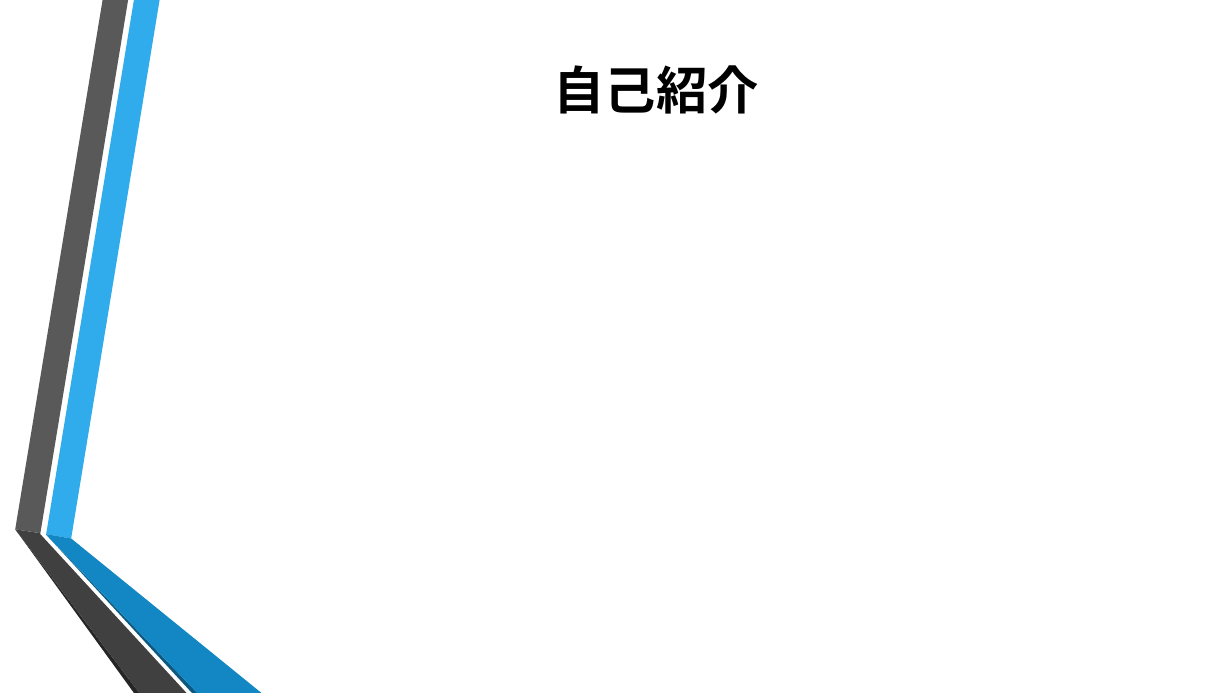
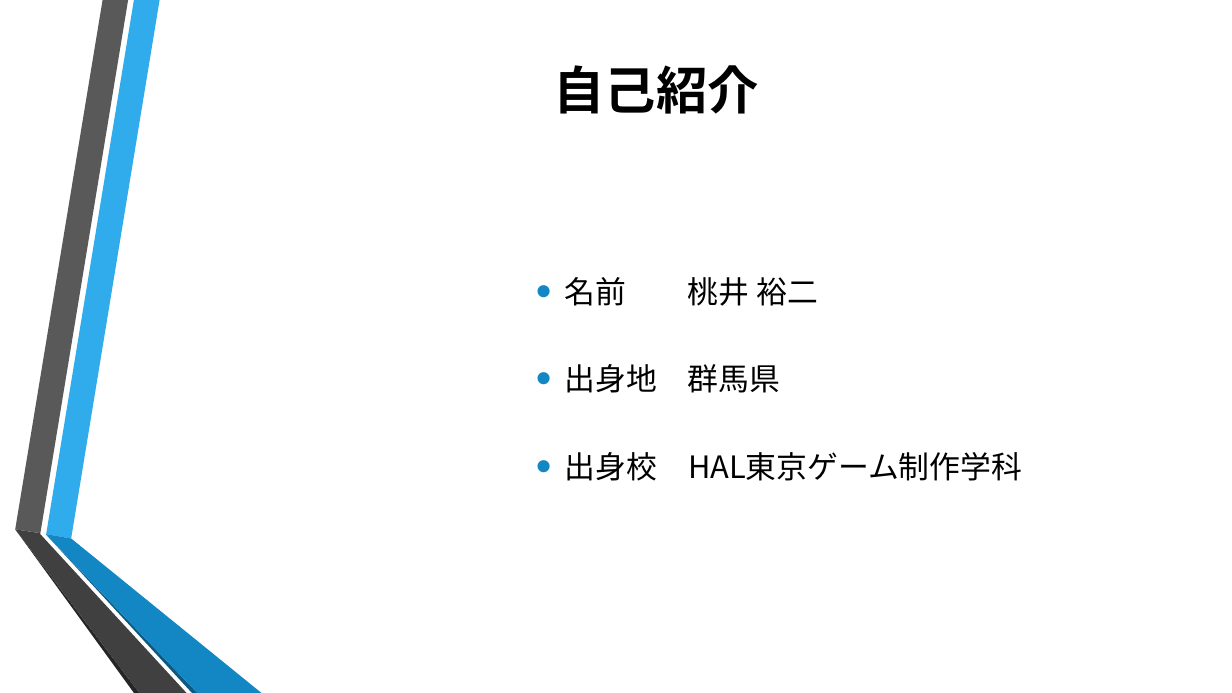
Before and after one commit to ColorSchemeSystem/1DaySummerIntern, a slide deck: slide 2 of 1day.pptx. Drawn at 1232x693 pixels with LibreOffice and Linux fonts; fonts in the diff are those of the drawing; background and template pictures are left out. Boxes give left, top, right and bottom in pixels: in the first picture for what was removed or moved away, otherwise in the second. Text is boxed around its words. In the diff, an @@ line names an element or a change of style, - is before the commit and + after.

```diff
--- a/1day.pptx
+++ b/1day.pptx
@@ text added at <box>565,277,1022,481</box>, 24 pt, text #000000 @@
+• 名前 桃井 裕二
+• 出身地 群馬県
+• 出身校 HAL東京ゲーム制作学科
```
Also in this commit, not shown: 6 other slides changed, 1 other file.
